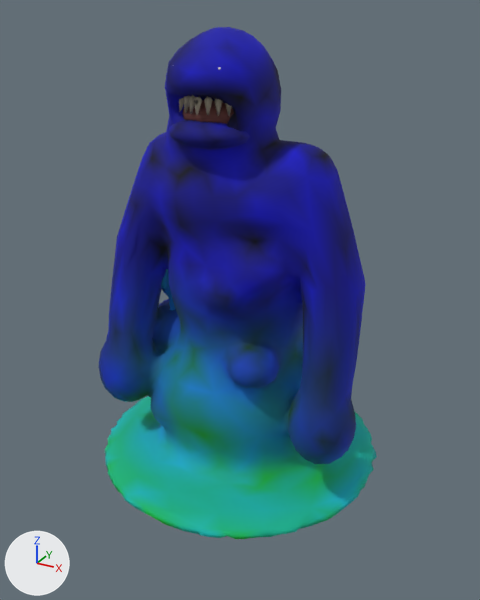
What one commit did to the glTF model assets/beast_mud.glb.
One viewpoint serves both versions: a 50 mm camera at (1.59, -2.95, 2.4) aimed at (0.02, -0.1, 0.97). Lighting does not change. The marker at lower left points along +X, +Y and +Z. The picture after the commit comes second. Vertices at exactly the same position are counted once.

Objects in the first picture: 'beast_mud_horn', 'beast_mud_ooze'.
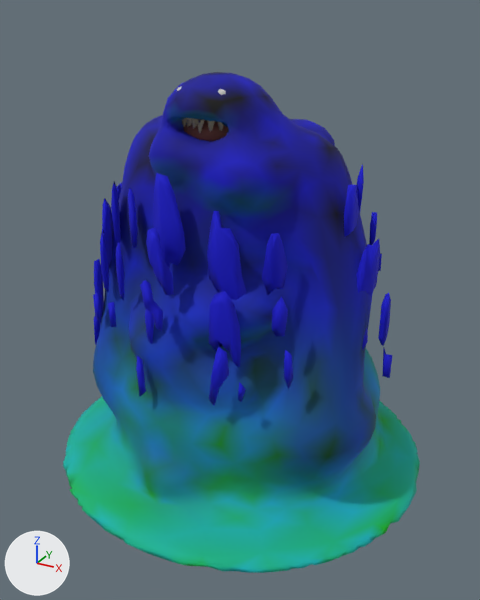
Commit message: Slump the mud thing into a heap

Location of each change, [x1, y1, x2, y2] in pixels of the pictures (480 x 600 px; the box of a moved part takes in the faces that stretch with it):
'beast_mud_ooze', reshaped (28% wider): before [98, 27, 377, 539]; after [63, 72, 420, 573]
part 1 of me_beast_mud_horn, moved or reshaped: before [188, 95, 195, 114]; after [192, 118, 197, 129]
part 2 of me_beast_mud_horn, moved or reshaped: before [204, 97, 212, 115]; after [207, 120, 215, 132]
part 3 of me_beast_mud_horn, deleted: before [179, 95, 232, 116]
part 4 of me_beast_mud_horn, reshaped: before [183, 100, 234, 123]; after [182, 118, 228, 141]
part 5 of me_beast_mud_ooze, rebuilt (28% wider): before [98, 27, 377, 539]; after [63, 72, 420, 573]
part 6 of me_beast_mud_ooze, rebuilt (not visible afterwards): before [169, 120, 250, 150]
part 7 of me_beast_mud_ooze, built on (mostly hidden before): before [158, 269, 175, 310]; after [93, 164, 392, 406]

The change in detail:
me_beast_mud_horn is used by ob_beast_mud_horn; location (0.0, 0.0, 0.0).
me_beast_mud_horn had 264 vertices, 465 faces and spanned x -0.146..0.139, y -0.446..-0.22, z 1.884..2.049.
me_beast_mud_horn now has 272 vertices, 482 faces and spans x -0.146..0.139, y -0.426..-0.22, z 1.802..1.969.
me_beast_mud_horn part 1: the loose piece of 13 vertices spanning x -0.059..-0.024, y -0.428..-0.391, z 1.969..2.049 is moved by (0.0, 0.02, -0.08).
me_beast_mud_horn part 2: the loose piece of 14 vertices spanning x 0.02..0.059, y -0.428..-0.391, z 1.969..2.049 is moved by (0.0, 0.02, -0.08).
me_beast_mud_horn part 3: 11 loose pieces with 176 vertices, spanning x -0.139..0.139, y -0.446..-0.334, z 1.884..2.049, are deleted.
me_beast_mud_horn part 4: 61 vertices removed from x -0.146..0.137, y -0.418..-0.22, z 1.901..2.02; 245 vertices added at x -0.146..0.139, y -0.426..-0.22, z 1.802..1.969.
me_beast_mud_ooze is used by ob_beast_mud_ooze; location (0.0, 0.0, 0.0).
me_beast_mud_ooze had 2380 vertices, 4760 faces and spanned x -0.79..0.78, y -0.84..0.74, z -0.09..2.32.
me_beast_mud_ooze now has 3036 vertices, 5959 faces and spans x -1.03..1.04, y -1.05..0.95, z -0.14..2.13.
me_beast_mud_ooze part 5: the loose piece of 1788 vertices spanning x -0.79..0.78, y -0.84..0.74, z -0.09..2.32 is rebuilt with 1802 vertices and now spans x -1.03..1.04, y -1.05..0.95, z -0.14..2.13.
me_beast_mud_ooze part 6: the loose piece of 132 vertices spanning x -0.2..0.2, y -0.48..-0.2, z 1.81..1.95 is rebuilt with 132 vertices and now spans x -0.2..0.2, y -0.48..-0.2, z 1.73..1.87.
me_beast_mud_ooze part 7: 1 vertex moved within x -0.57, y -0.08, z 0.95; 457 vertices removed from x -0.65..0.64, y -0.27..-0.01, z 0.26..1.42; 1099 vertices added at x -0.88..0.88, y -0.73..0.62, z 0.15..1.74.
